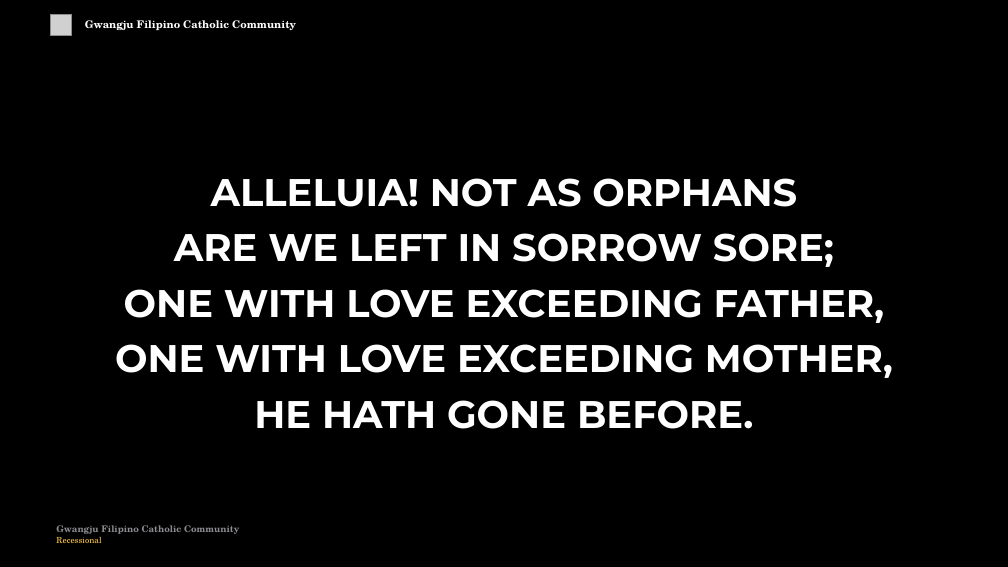
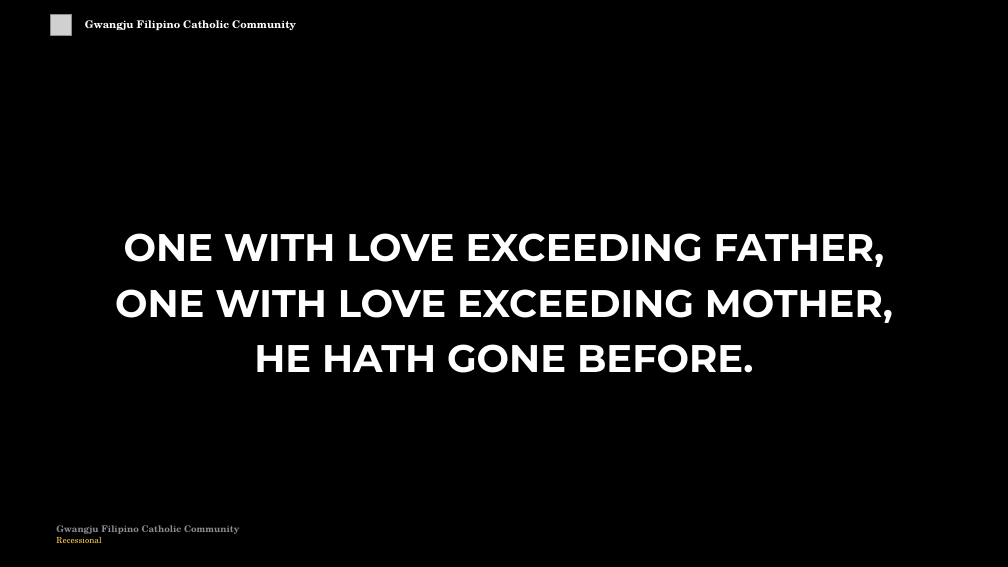
Before and after one commit to divinogabriel9/verbum, a slide deck: slide 80 of outputs/GFCC26Apr2026_Eastertide.pptx (slide 79 before the commit). Drawn at 1008x567 pixels with LibreOffice and Linux fonts; fonts in the diff are those of the drawing; grey boxes stand for pictures. Boxes give left, top, right and bottom in pixels: in the first picture for what was removed or moved away, otherwise in the second. Text is boxed around its words. In the diff, an @@ line names an element or a change of style, - is before the commit and + after.

```diff
--- a/outputs/GFCC26Apr2026_Eastertide.pptx
+++ b/outputs/GFCC26Apr2026_Eastertide.pptx
@@ text "ONE WITH LOVE EXCEEDING FATHER,": place and size @@
-text "ONE WITH LOVE EXCEEDING FATHER," at (115,178,893,429)
+text "ONE WITH LOVE EXCEEDING FATHER," at (115,233,893,373)
@@ text at (174,178,834,267): paragraphs removed @@
-ALLELUIA! NOT AS ORPHANS
-ARE WE LEFT IN SORROW SORE;
```
Also in this commit, not shown: 22 other slides changed, 12 slides added, 11 slides removed, 54 other files.
